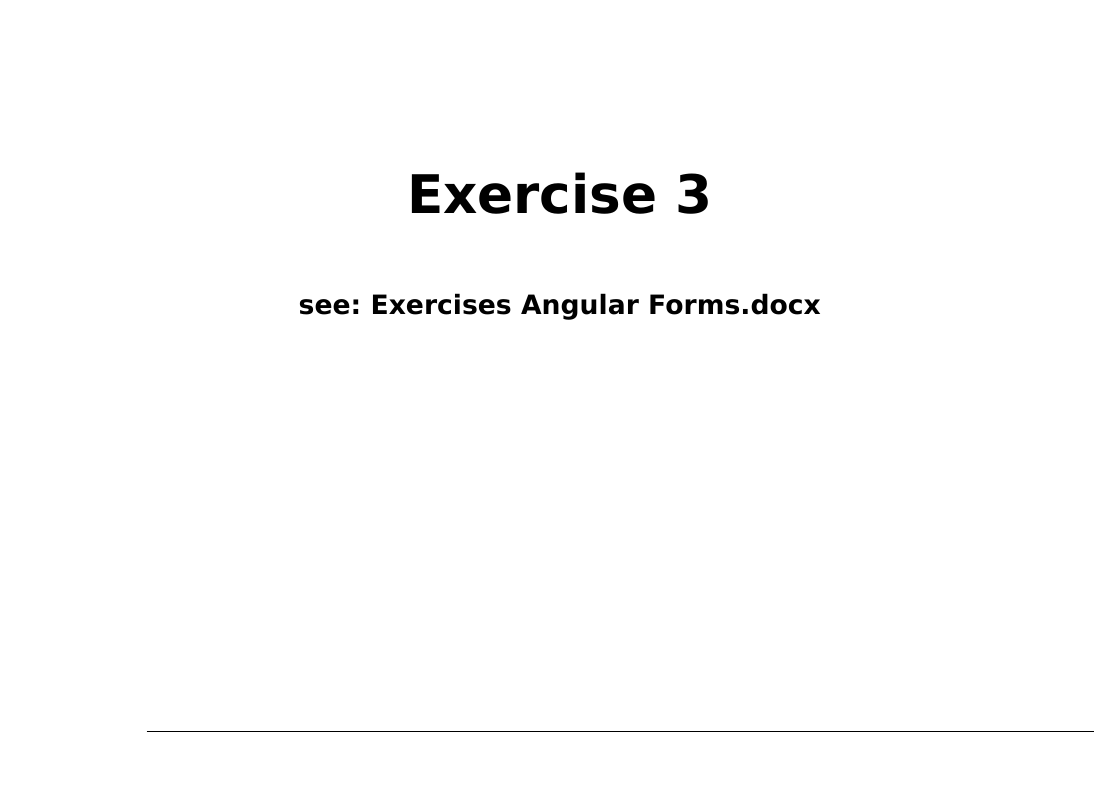
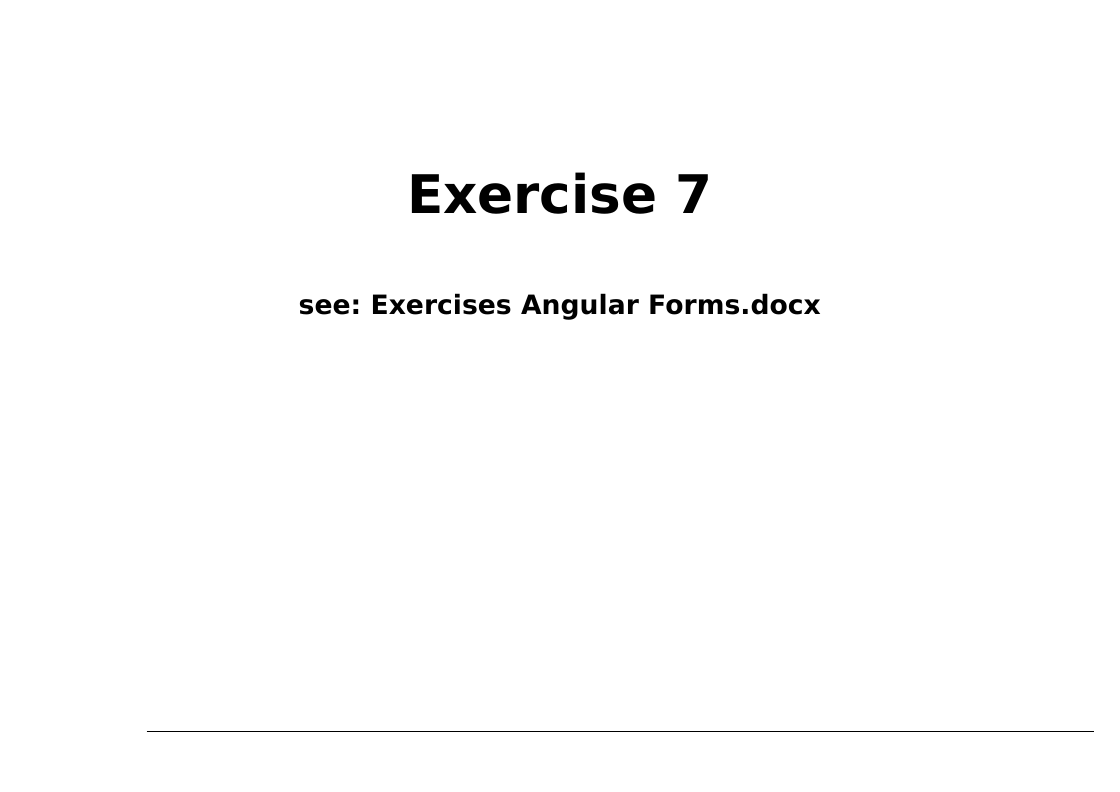
Before and after one commit to petereijgermans11/accelerator-programma, a slide deck: slide 57 of forms/Angular Forms.pptx (slide 34 before the commit). Drawn at 1120x792 pixels with LibreOffice and Linux fonts; fonts in the diff are those of the drawing. Boxes give left, top, right and bottom in pixels: in the first picture for what was removed or moved away, otherwise in the second. Text is boxed around its words. In the diff, an @@ line names an element or a change of style, - is before the commit and + after.

Commit message:
numbering exercises

```diff
--- a/forms/Angular Forms.pptx
+++ b/forms/Angular Forms.pptx
@@ text at bbox=[407, 172, 713, 214]: text changed @@
-Exercise 3
+Exercise 7
```
Also in this commit, not shown: 5 other slides changed, 3 slides removed, 2 other files.
